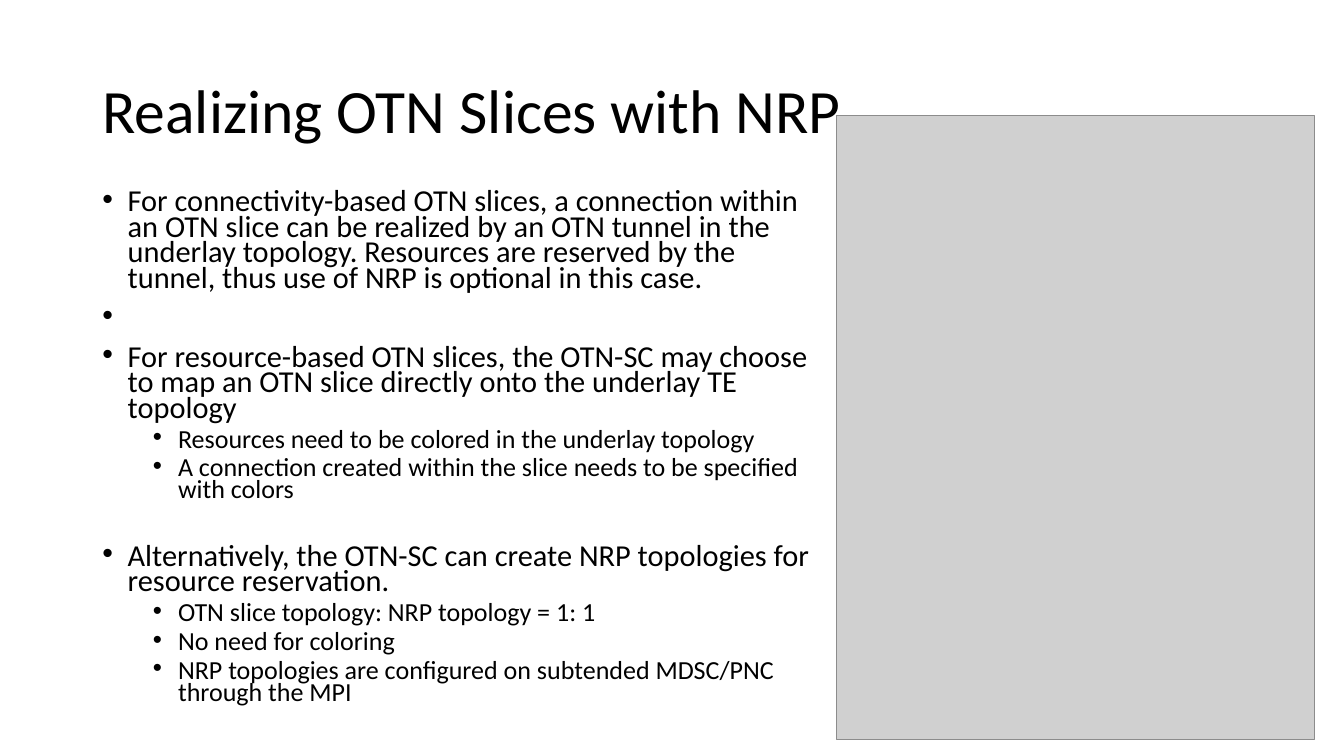
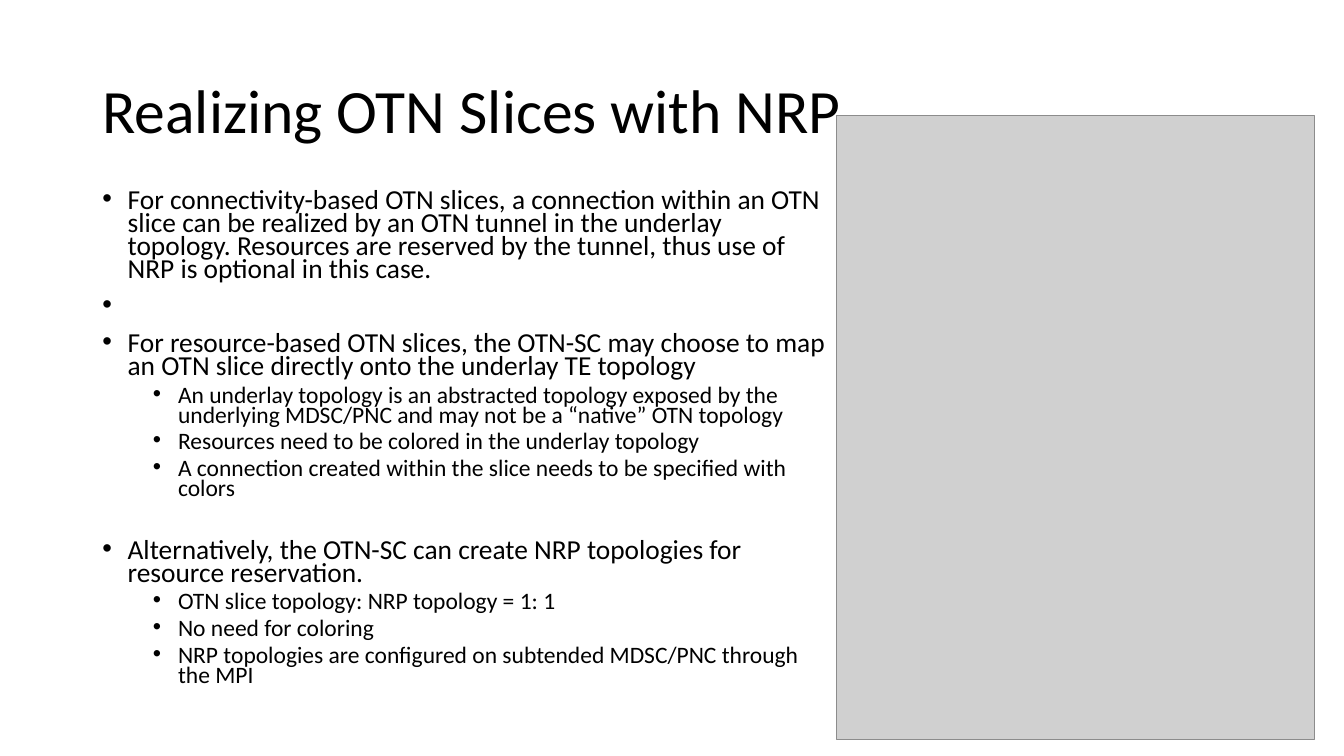
Before and after one commit to aguoietf/ietf-ccamp-yang-otn-slicing, a slide deck: slide 4 of Meeting Materials/draft-ietf-ccamp-yang-otn-slicing-02.pptx. Drawn at 1344x756 pixels with LibreOffice and Linux fonts; fonts in the diff are those of the drawing; grey boxes stand for pictures. Boxes give left, top, right and bottom in pixels: in the first picture for what was removed or moved away, otherwise in the second. Text is boxed around its words. In the diff, an @@ line names an element or a change of style, - is before the commit and + after.

```diff
--- a/Meeting Materials/draft-ietf-ccamp-yang-otn-slicing-02.pptx
+++ b/Meeting Materials/draft-ietf-ccamp-yang-otn-slicing-02.pptx
@@ text at [128, 190, 824, 683]: size 21.7 to 19.6 pt in "For connectivity-based OTN slices, a connection within ...", "For resource-based OTN slices, the OTN-SC may ...", "Alternatively, the OTN-SC can create NRP topologies ..."; size 18.6 to 16.8 pt in "Resources need to be colored in the ...", "A connection created within the slice needs ...", "OTN slice topology: NRP topology = 1: ...", "No need for coloring" and 1 more places @@
@@ text at [178, 386, 783, 427]: paragraph added @@
+  • An underlay topology is an abstracted topology exposed by the underlying MDSC/PNC and may not be a “native” OTN topology
```
Also in this commit, not shown: 3 other slides changed.
